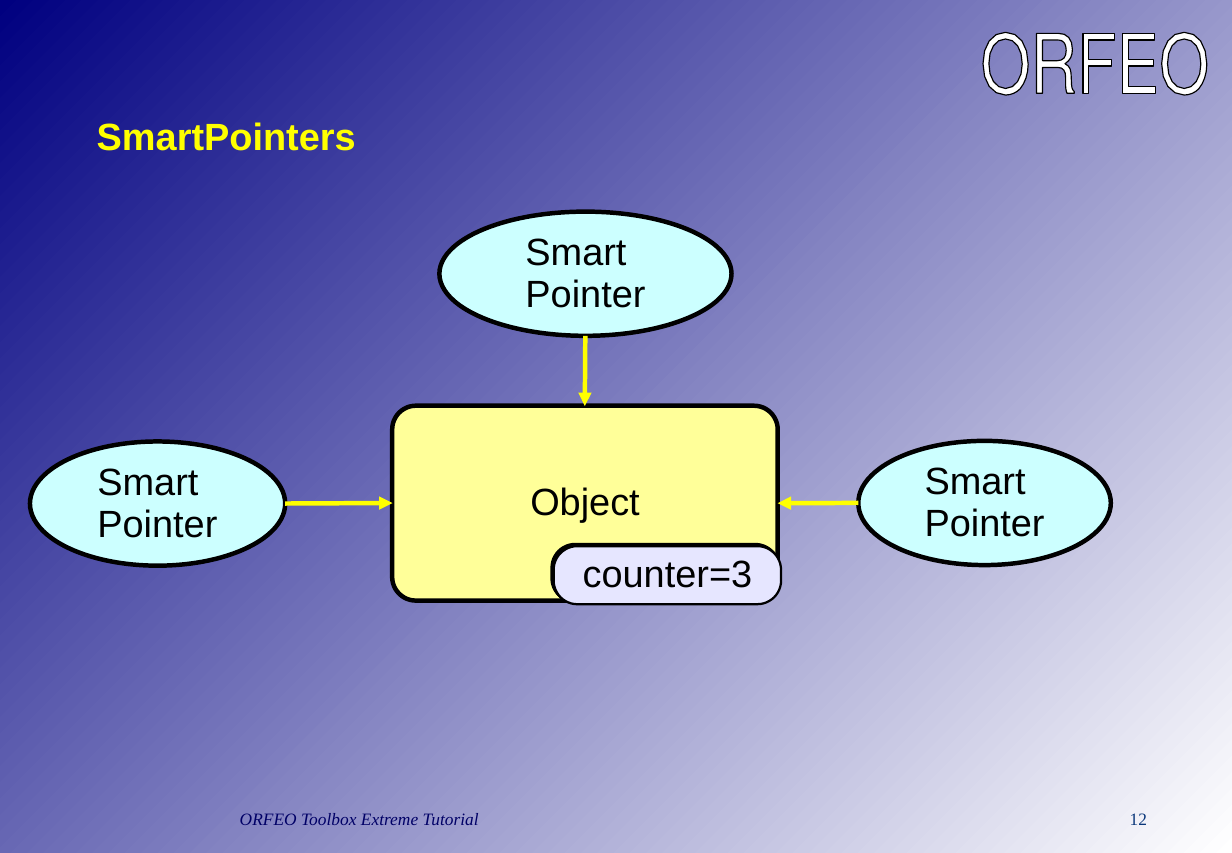
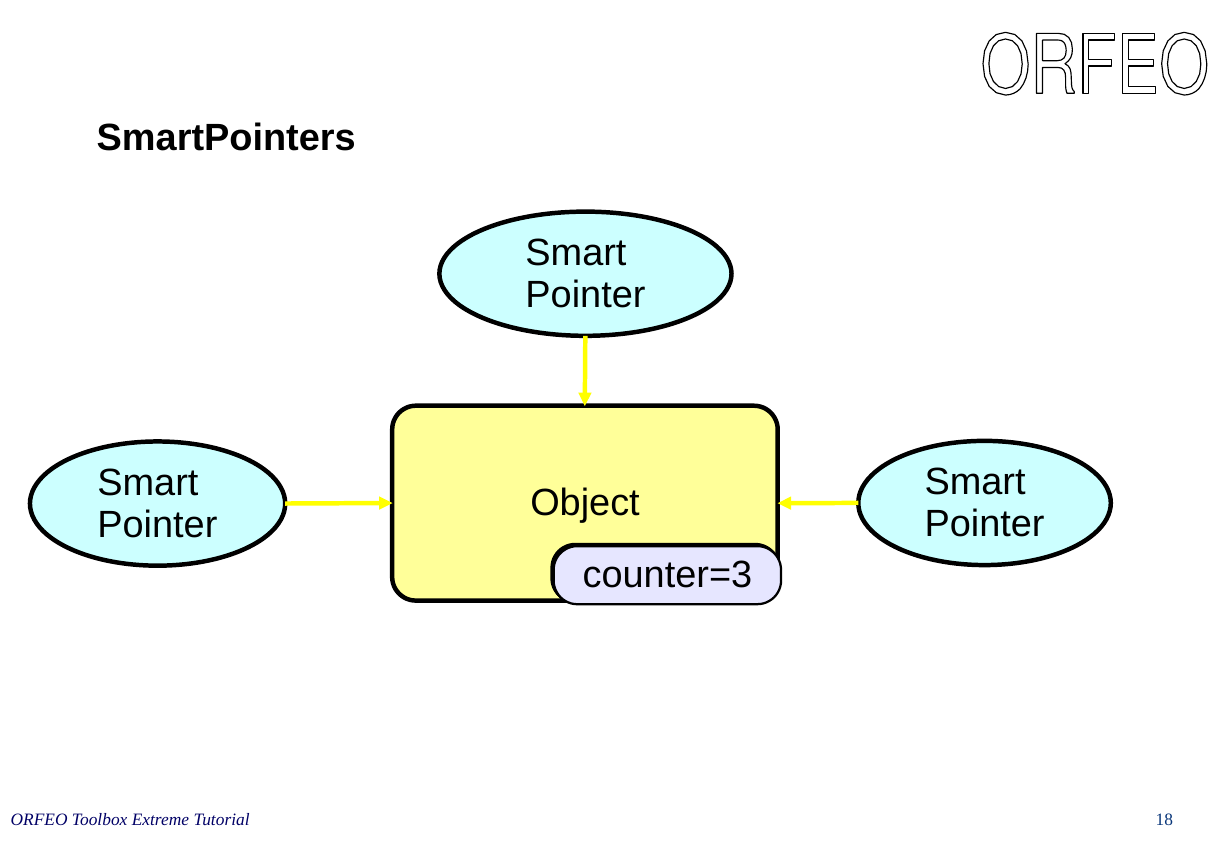
Before and after one commit to orfeotoolbox/OTB-Documents, a slide deck: slide 18 of CourseWare/OTBIn90Minutes.ppt (slide 12 before the commit). Drawn at 1232x853 pixels with LibreOffice and Linux fonts; fonts in the diff are those of the drawing. Boxes give left, top, right and bottom in pixels: in the first picture for what was removed or moved away, otherwise in the second. Text is boxed around its words. In the diff, an @@ line names an element or a change of style, - is before the commit and + after.

```diff
--- a/CourseWare/OTBIn90Minutes.ppt
+++ b/CourseWare/OTBIn90Minutes.ppt
@@ background gradient #000080 to #FFFFFF to #FFFFFF @@
@@ title "SmartPointers" at (97, 122, 356, 151): text colour #FFFF00 to #000000 @@
@@ text "ORFEO Toolbox Extreme Tutorial": place and size @@
-text "ORFEO Toolbox Extreme Tutorial" at (240, 813, 479, 825)
+text "ORFEO Toolbox Extreme Tutorial" at (11, 813, 250, 825)
@@ page number removed at (1130, 813, 1147, 825) @@
-12
@@ page number added at (1156, 813, 1173, 825), 11 pt, text #09367A @@
+18
```
Also in this commit, not shown: 23 other slides changed, 8 slides added, 3 slides removed.
